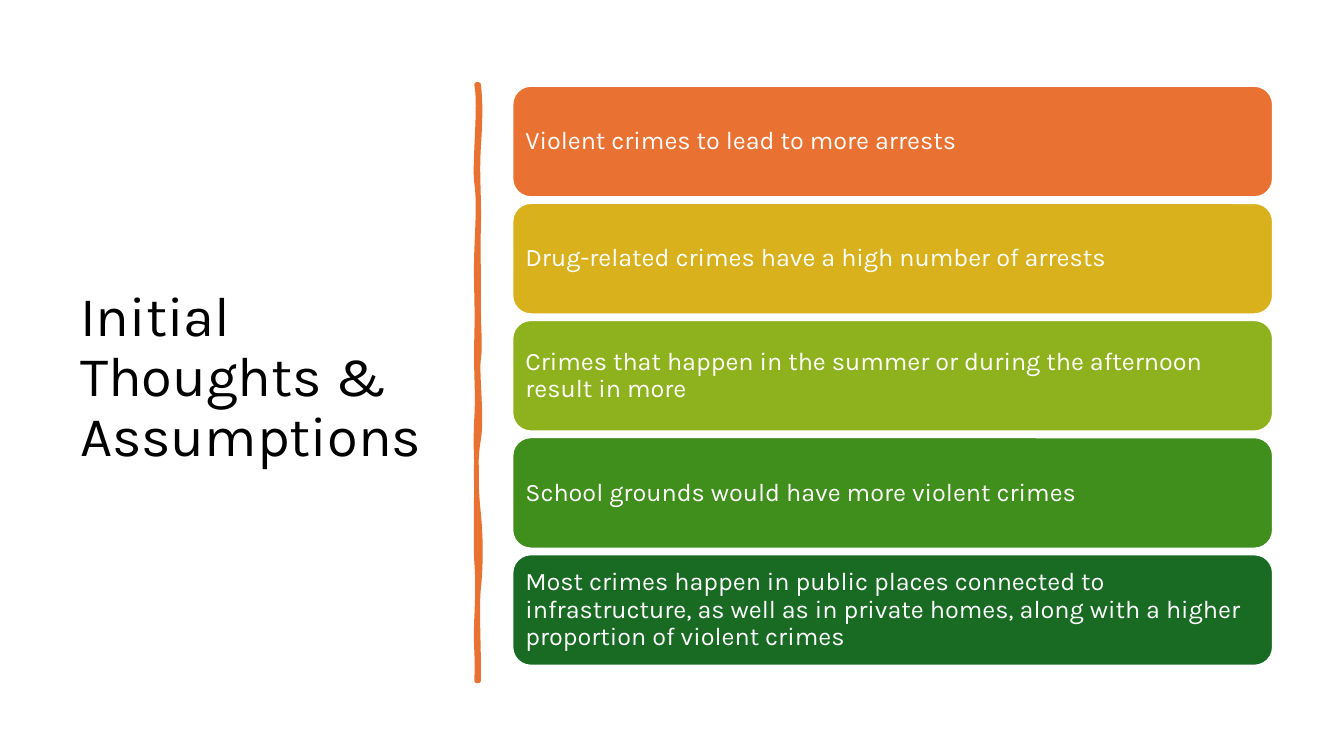
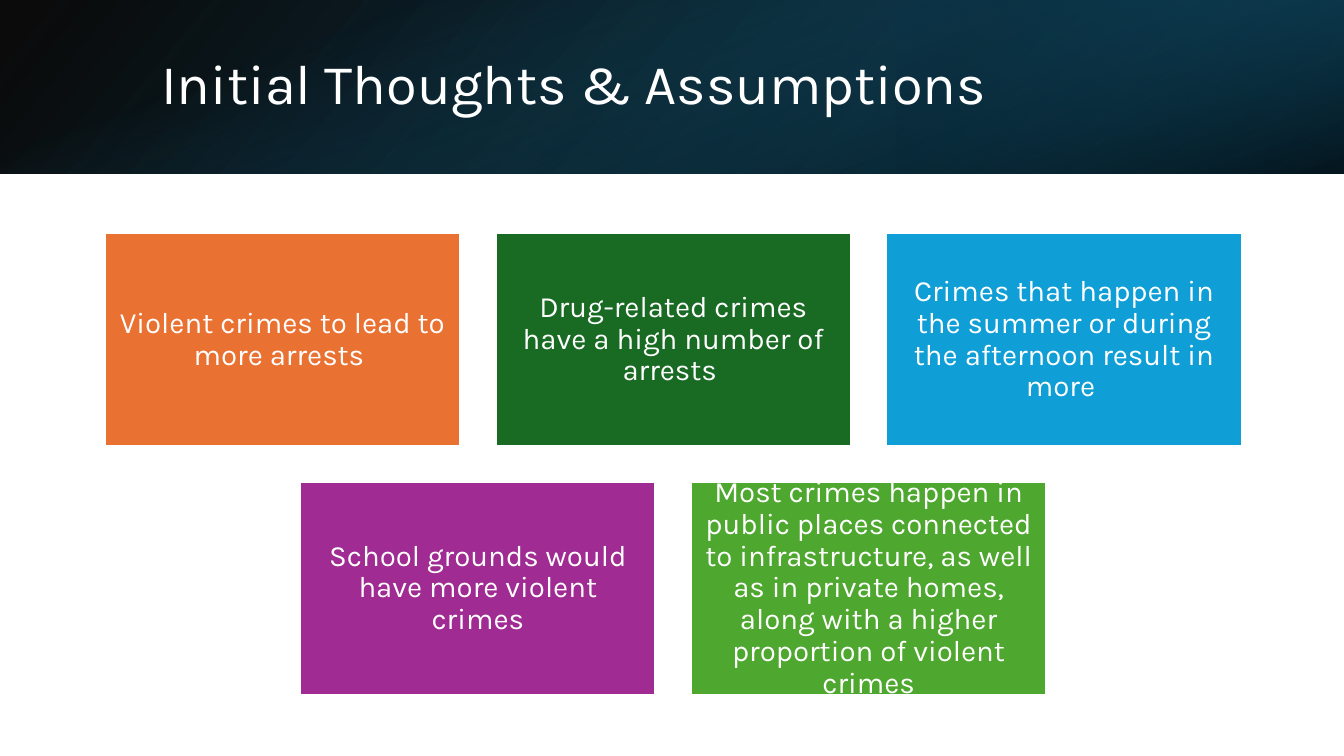
Before and after one commit to tkoche3/ISDS7075, a slide deck: slide 4 of ISDS 7075 Final Presentation.pptx. Drawn at 1344x756 pixels with LibreOffice and Linux fonts; fonts in the diff are those of the drawing. Boxes give left, top, right and bottom in pixels: in the first picture for what was removed or moved away, otherwise in the second. Text is boxed around its words. In the diff, an @@ line names an element or a change of style, - is before the commit and + after.

Commit message:
Formatting

```diff
--- a/ISDS 7075 Final Presentation.pptx
+++ b/ISDS 7075 Final Presentation.pptx
@@ rectangle added at bbox=[0, 0, 1344, 173], fill gradient #000000 to #104862 @@
@@ rectangle added at bbox=[0, 1, 1343, 174], fill gradient #156082 to #000000 @@
@@ rectangle added at bbox=[896, 0, 1344, 173], fill gradient #0B3041 to #156082 @@
@@ title "Initial Thoughts & Assumptions": place and size @@
-title "Initial Thoughts & Assumptions" at bbox=[80, 297, 421, 469]
+title "Initial Thoughts & Assumptions" at bbox=[161, 65, 985, 118]
@@ title "Initial Thoughts & Assumptions" at bbox=[161, 65, 985, 118]: text colour #000000 to #FFFFFF @@
@@ freeform shape removed at bbox=[477, 85, 479, 682] @@
@@ size 18 to 21 pt; alignment left to centre; more space between paragraphs in 5 elements at bbox=[705, 475, 1032, 700], bbox=[914, 280, 1213, 397], bbox=[523, 297, 823, 381], bbox=[329, 546, 627, 630], bbox=[120, 313, 445, 366] @@
@@ text "Violent crimes to lead to ...": place and size @@
-text "Violent crimes to lead to ..." at bbox=[525, 131, 956, 150]
+text "Violent crimes to lead to ..." at bbox=[120, 313, 445, 366]
@@ text "Drug-related crimes have a high ...": place and size @@
-text "Drug-related crimes have a high ..." at bbox=[525, 248, 1106, 272]
+text "Drug-related crimes have a high ..." at bbox=[523, 297, 823, 381]
@@ text "Crimes that happen in the ...": place and size @@
-text "Crimes that happen in the ..." at bbox=[525, 352, 1202, 398]
+text "Crimes that happen in the ..." at bbox=[914, 280, 1213, 397]
@@ text "Most crimes happen in public ...": place and size @@
-text "Most crimes happen in public ..." at bbox=[525, 572, 1240, 651]
+text "Most crimes happen in public ..." at bbox=[705, 475, 1032, 700]
@@ text "School grounds would have more ...": place and size @@
-text "School grounds would have more ..." at bbox=[525, 483, 1076, 507]
+text "School grounds would have more ..." at bbox=[329, 546, 627, 630]
@@ group added at bbox=[105, 233, 1241, 695]: 5 rectangles @@
@@ group removed at bbox=[512, 86, 1273, 666]: 5 rounded rectangles @@
```
Also in this commit, not shown: 11 other slides changed, 2 slides added, 4 slides removed.
